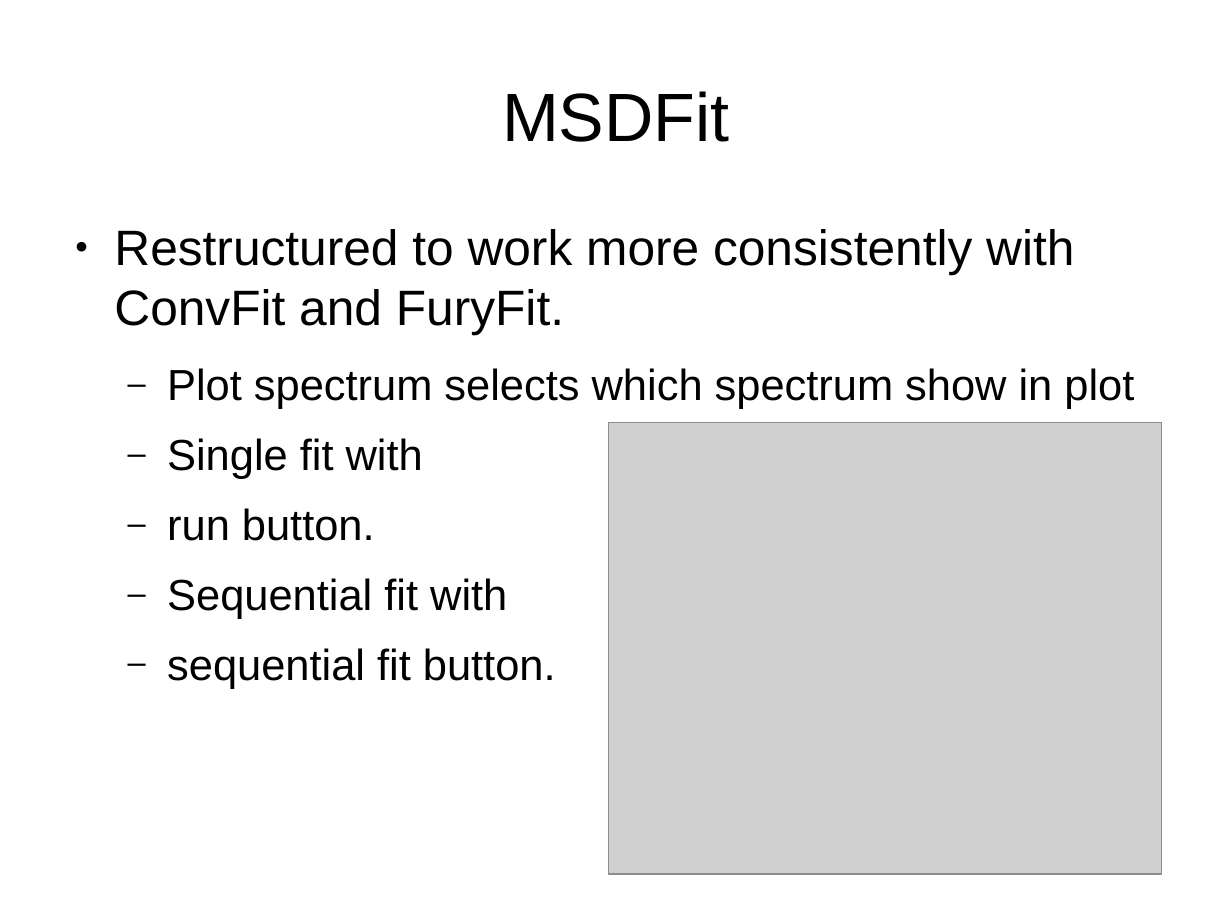
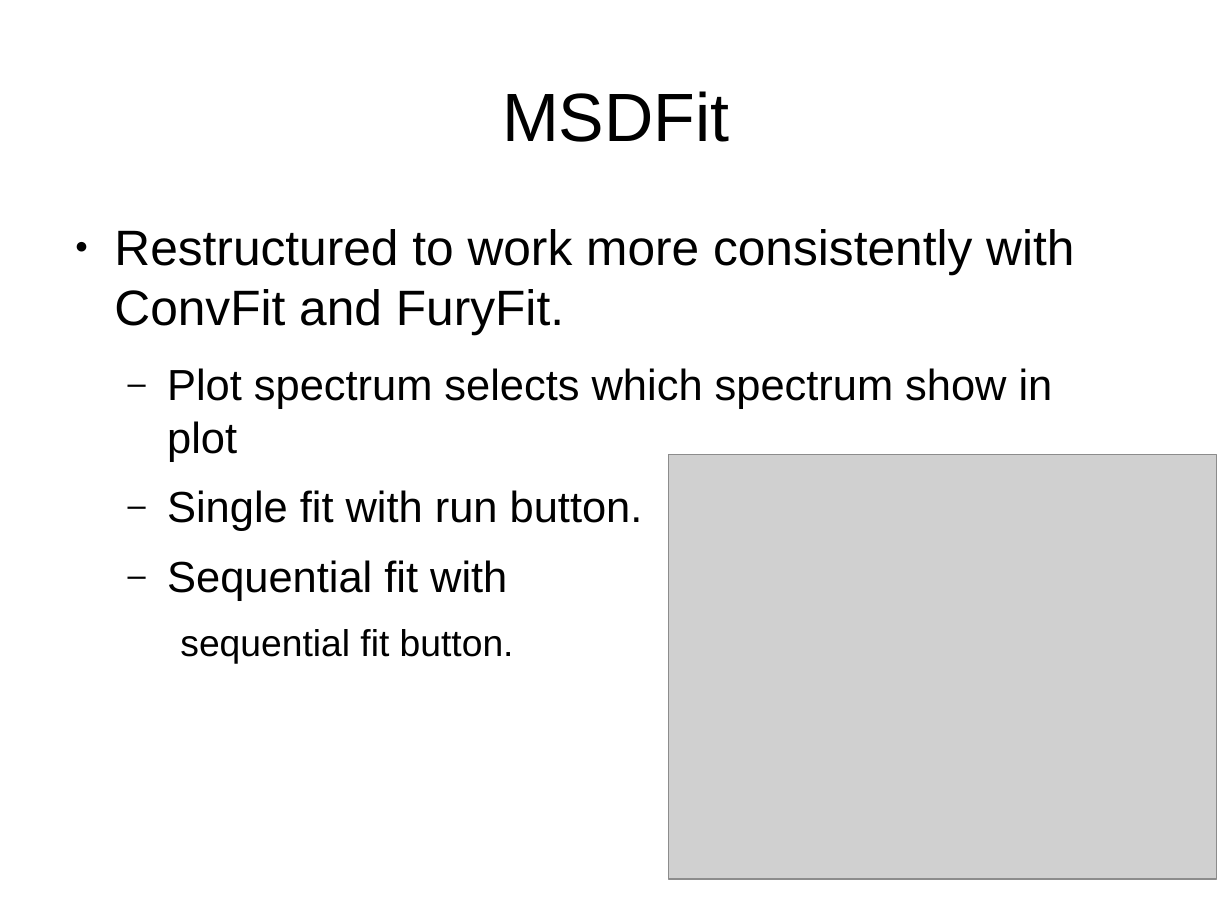
Before and after one commit to samueljackson92/documents, a slide deck: slide 6 of RAL/msg_presentation.pptx. Drawn at 1232x924 pixels with LibreOffice and Linux fonts; fonts in the diff are those of the drawing; grey boxes stand for pictures. Boxes give left, top, right and bottom in pixels: in the first picture for what was removed or moved away, otherwise in the second. Text is boxed around its words. In the diff, an @@ line names an element or a change of style, - is before the commit and + after.

```diff
--- a/RAL/msg_presentation.pptx
+++ b/RAL/msg_presentation.pptx
@@ picture: place and size @@
-picture at <box>608,423,1162,874</box>
+picture at <box>669,454,1216,879</box>
@@ text at <box>167,490,643,531</box>: text changed @@
-  – Single fit with
-  – run button.
+  – Single fit with run button.
@@ text at <box>180,629,514,664</box>: size 28 to 24 pt in "sequential fit button."; bullet – to none; list level 2 to 3 in "sequential fit button." @@
```
Also in this commit, not shown: 3 other slides changed, 1 slide added.
